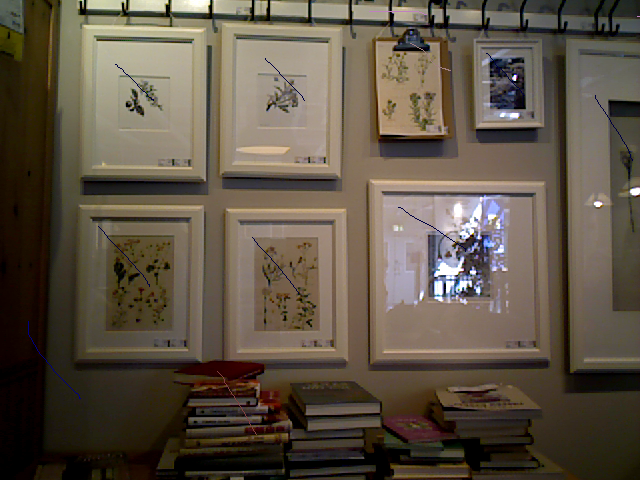
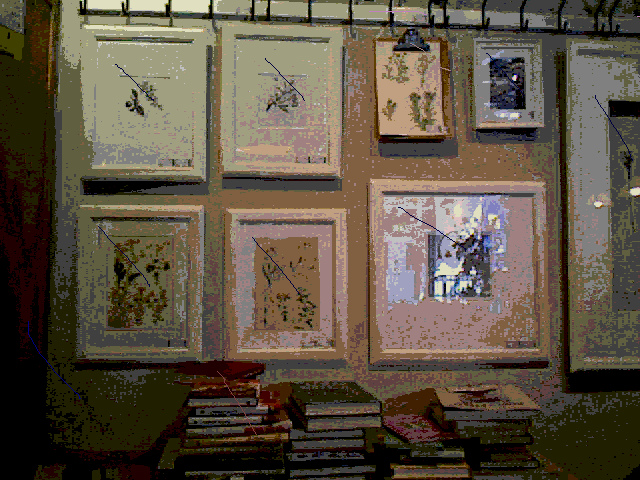
Layers edited between the first and the second 640 × 480 image:
painted on "40.png" over bbox(0, 0, 640, 480)
